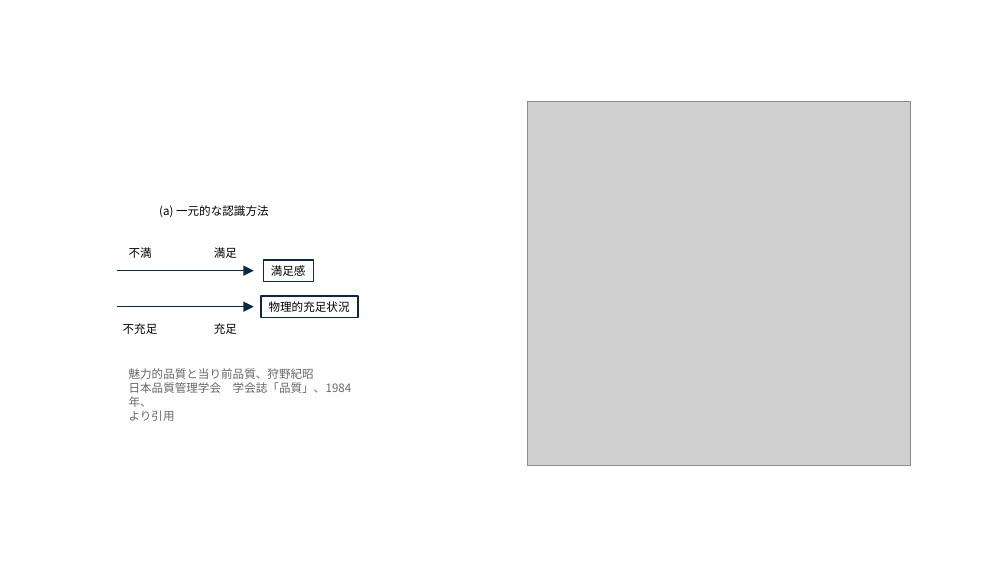
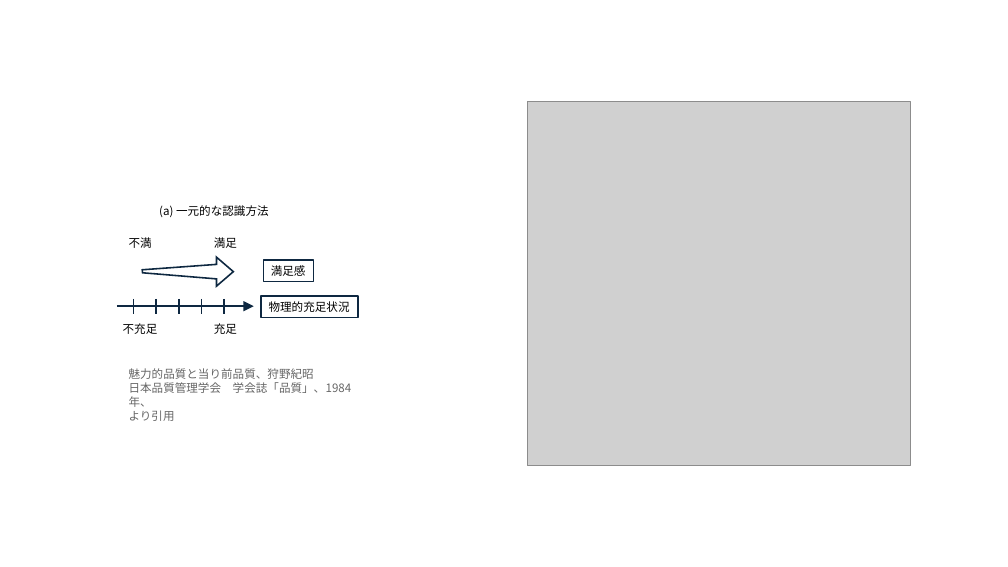
Before and after one commit to MitakaMakers/Qiita, a slide deck: slide 1 of 20231226_狩野モデル/111_一元的認識.pptx. Drawn at 1008x567 pixels with LibreOffice and Linux fonts; fonts in the diff are those of the drawing; grey boxes stand for pictures. Boxes give left, top, right and bottom in pixels: in the first picture for what was removed or moved away, otherwise in the second. Text is boxed around its words. In the diff, an @@ line names an element or a change of style, - is before the commit and + after.

```diff
--- a/20231226_狩野モデル/111_一元的認識.pptx
+++ b/20231226_狩野モデル/111_一元的認識.pptx
@@ text "不満": place and size @@
-text "不満" at [129,247,152,258]
+text "不満" at [129,237,152,248]
@@ text "満足": place and size @@
-text "満足" at [214,247,237,258]
+text "満足" at [214,237,237,248]
@@ freeform shape added at [142,257,234,286], fill #FFFFFF, outline #0E2841 1.5 pt @@
@@ line added from (134, 299) to (134, 314), #0E2841 1.5 pt @@
@@ line added from (157, 299) to (157, 314), #0E2841 1.5 pt @@
@@ arrow moved from (117, 271) - (254, 271) to (178, 299) - (178, 314) @@
@@ arrow (178, 299) - (178, 314): arrow to line @@
@@ line added from (201, 299) to (201, 314), #0E2841 1.5 pt @@
@@ line added from (224, 299) to (224, 314), #0E2841 1.5 pt @@
```
Also in this commit, not shown: 1 other file.
